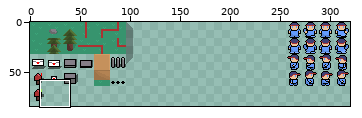
Two versions of one sprite sheet, data/tileset.png. Above, an overview of the earlier version with the close-up marked.
Close-up. Before the edit:
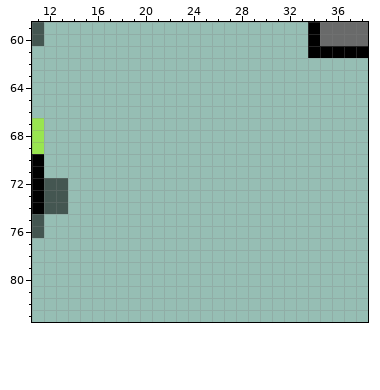
The file is 320x320 pixels. Colours within 5 levels of each other are drawn and written as one. Shown: x 11..38, y 59..83. The wide view leaves out empty margins.
After:
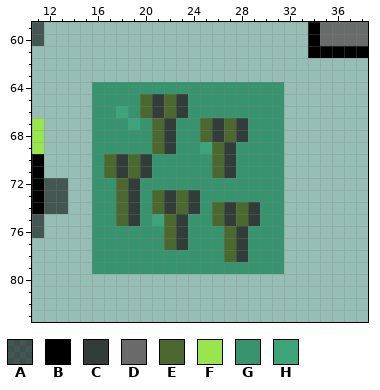
Palette (. is transparent): A #0000008c  B #000000  C #323c39  D #696a6a  E #4b692f  F #99e550  G #37946e  H #3ca67a
Difference:
@@ x 11..38 @@
 63 ............................
-64 ............................
-65 ............................
-66 ............................
-67 F...........................
-68 F...........................
-69 F...........................
-70 B...........................
-71 B...........................
-72 BAA.........................
-73 BAA.........................
-74 BAA.........................
-75 A...........................
-76 A...........................
-77 ............................
-78 ............................
-79 ............................
+64 .....GGGGGGGGGGGGGGGG.......
+65 .....GGGGECECGGGGGGGG.......
+66 .....GGHGECECGGGGGGGG.......
+67 F....GGGHGECGGECECGGG.......
+68 F....GGGGGECGGECECGGG.......
+69 F....GGGGGECGGHECGGGG.......
+70 B....GECECGGGGGECGGGG.......
+71 B....GECECGGGGGECGGGG.......
+72 BAA..GGECGGGGGGGGGGGG.......
+73 BAA..GGECGECECGGGGGGG.......
+74 BAA..GGECGECECGECECGG.......
+75 A....GGECGHECGGECECGG.......
+76 A....GGGGGGECGGGECGGG.......
+77 .....GGGGGGECGGGECGGG.......
+78 .....GGGGGGGGGGGECGGG.......
+79 .....GGGGGGGGGGGGGGGG.......
 80 ............................
Changed places in both close-ups, as pixel boxes (x1, y1, x2, y2):
added: (92, 82, 284, 274)
